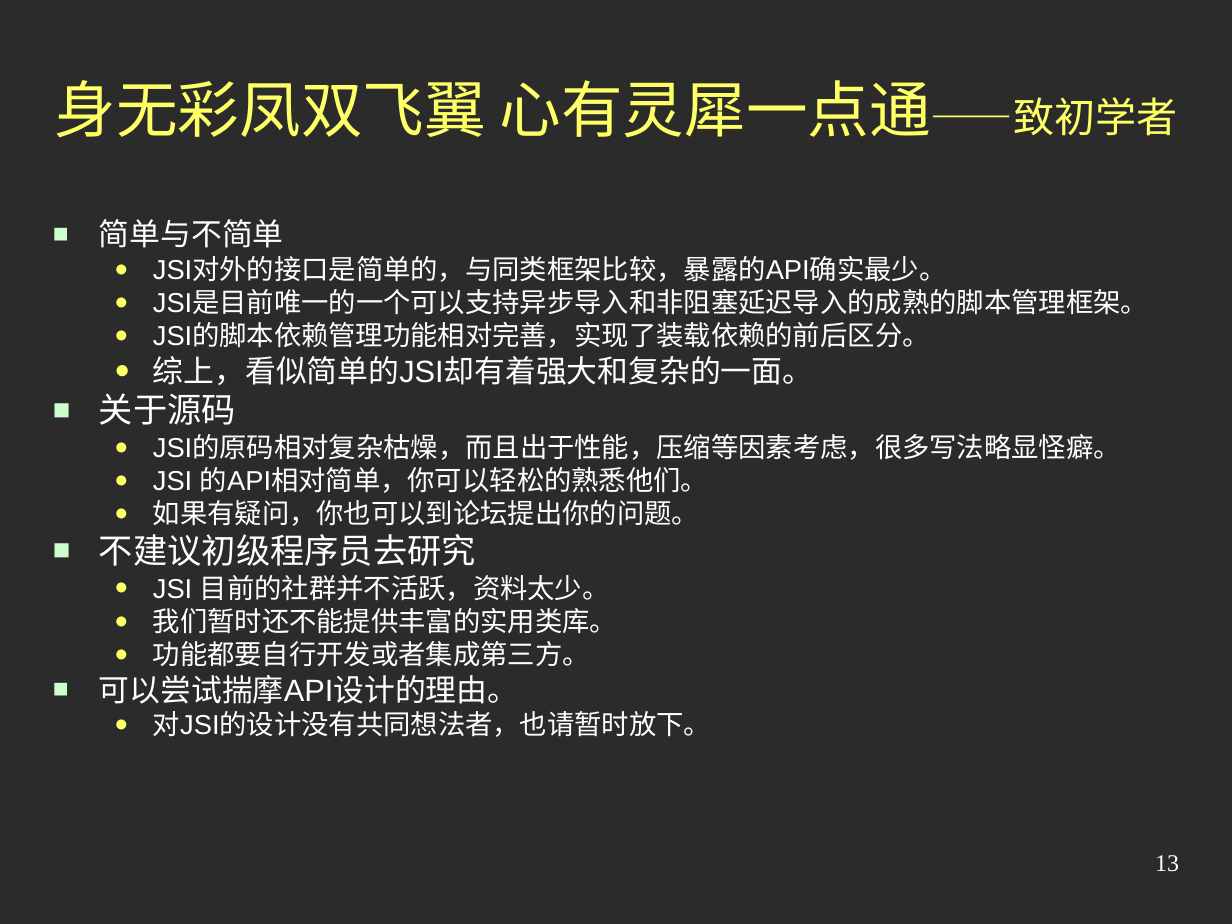
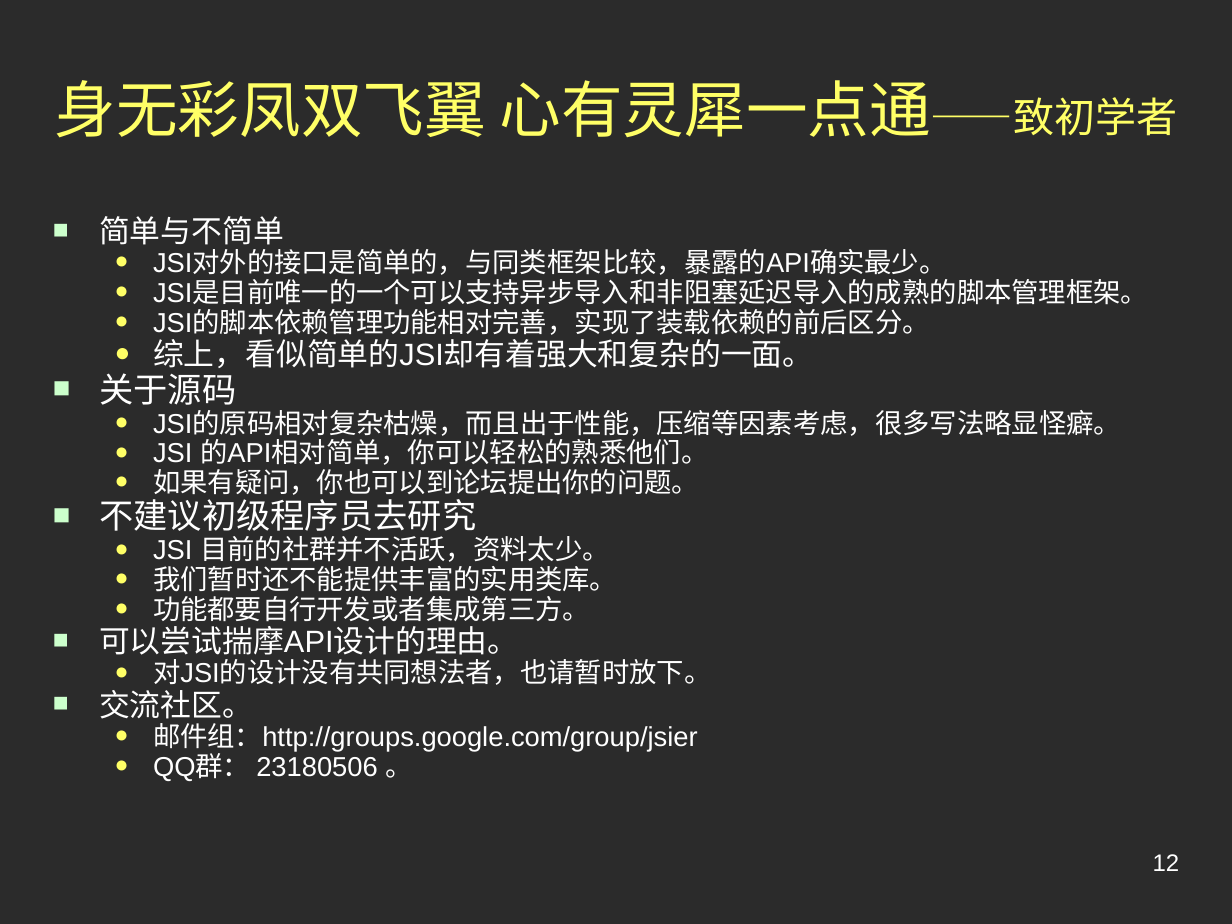
Before and after one commit to austgl/jsi, a slide deck: slide 12 of JSI2/web/doc/Preview2.ppt (slide 13 before the commit). Drawn at 1232x924 pixels with LibreOffice and Linux fonts; fonts in the diff are those of the drawing; background and template pictures are left out; a plain dark background stands for a picture behind light text. Boxes give left, top, right and bottom in pixels: in the first picture for what was removed or moved away, otherwise in the second. Text is boxed around its words. In the diff, an @@ line names an element or a change of style, - is before the commit and + after.

```diff
--- a/JSI2/web/doc/Preview2.ppt
+++ b/JSI2/web/doc/Preview2.ppt
@@ text at (x1=99, y1=216, x2=1148, y2=685): line spacing 0.8 to 0.7 @@
@@ text at (x1=153, y1=659, x2=711, y2=781): paragraphs added @@
+■ 交流社区。
+  ● 邮件组：http://groups.google.com/group/jsier
+  ● QQ群： 23180506 。
@@ page number at (x1=1153, y1=854, x2=1180, y2=871): text changed; font Times New Roman to Arial @@
-13
+12
```
Also in this commit, not shown: 5 other slides changed, 2 slides removed.
